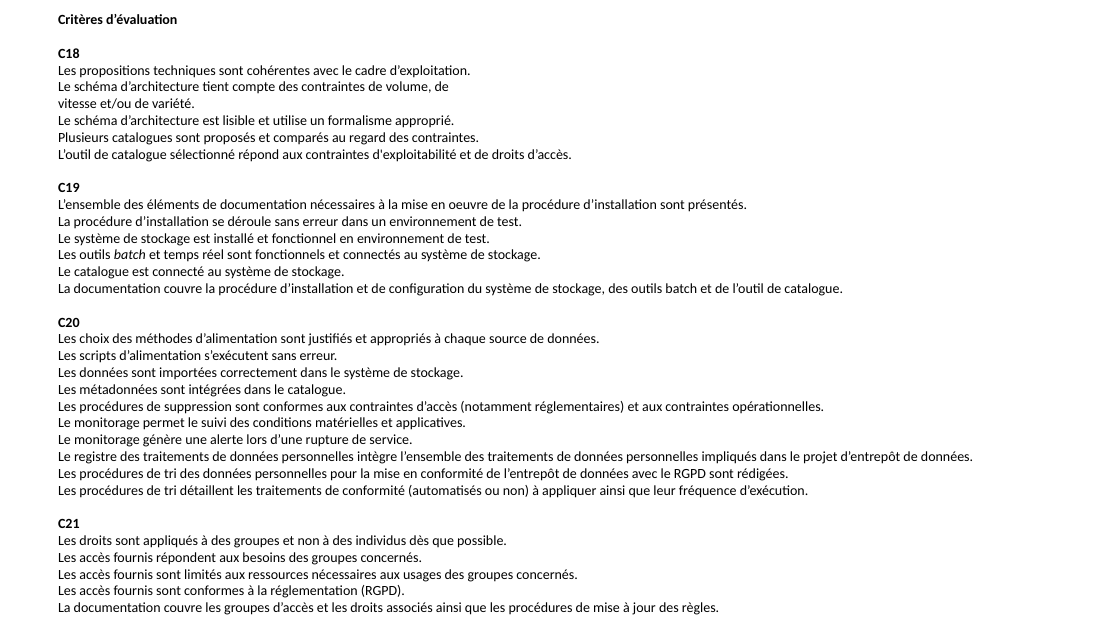
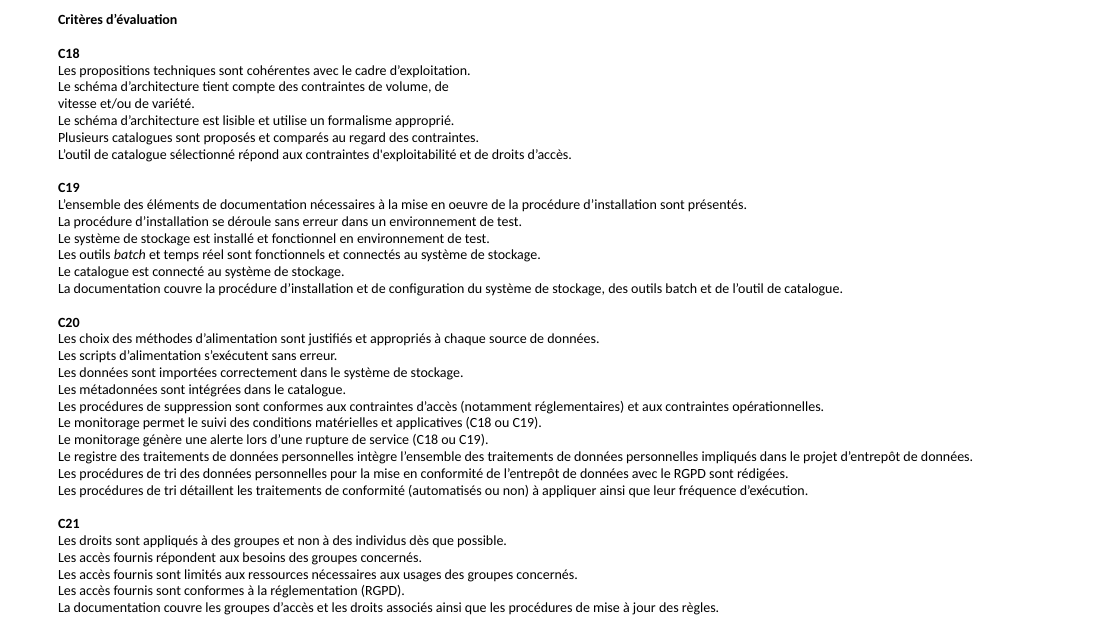
Before and after one commit to StephParc/certification, a slide deck: slide 17 of Avant-projet/présentation certif.odp. Drawn at 1120x630 pixels with LibreOffice and Linux fonts; fonts in the diff are those of the drawing. Boxes give left, top, right and bottom in pixels: in the first picture for what was removed or moved away, otherwise in the second. Text is boxed around its words. In the diff, an @@ line names an element or a change of style, - is before the commit and + after.

```diff
--- a/Avant-projet/présentation certif.odp
+++ b/Avant-projet/présentation certif.odp
@@ text at [58,417,542,447]: text changed @@
-Le monitorage permet le suivi des conditions matérielles et applicatives.
-Le monitorage génère une alerte lors d’une rupture de service.
+Le monitorage permet le suivi des conditions matérielles et applicatives (C18 ou C19).
+Le monitorage génère une alerte lors d’une rupture de service (C18 ou C19).
```
Also in this commit, not shown: 2 other slides changed, 55 other files.
